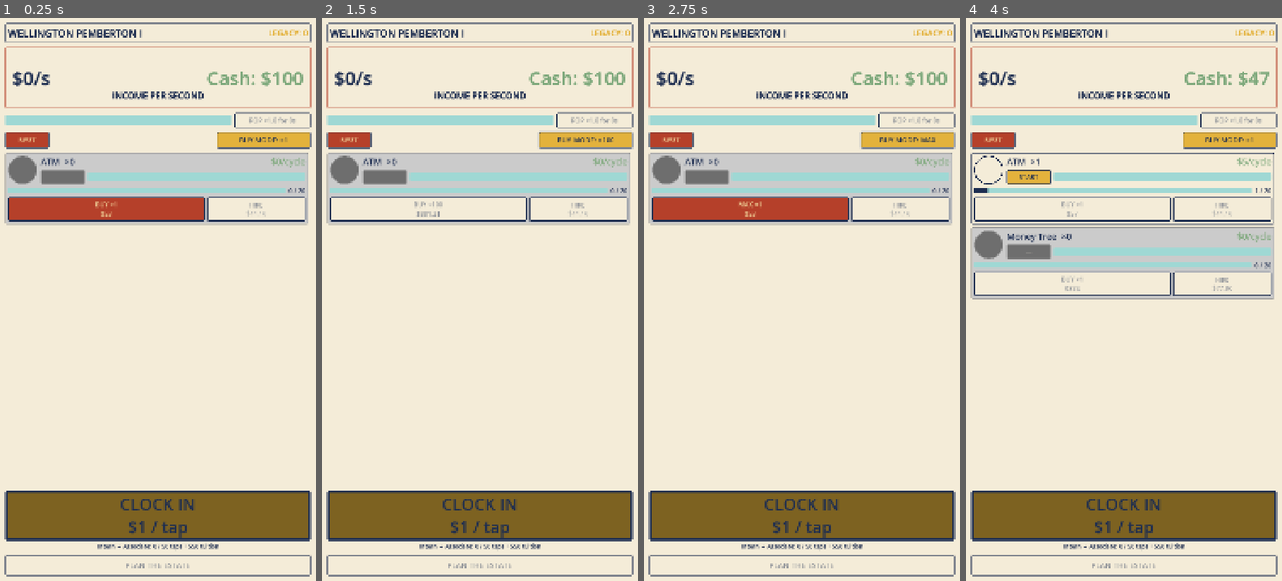
Above: before the commit, frames 1-4 (left to right).
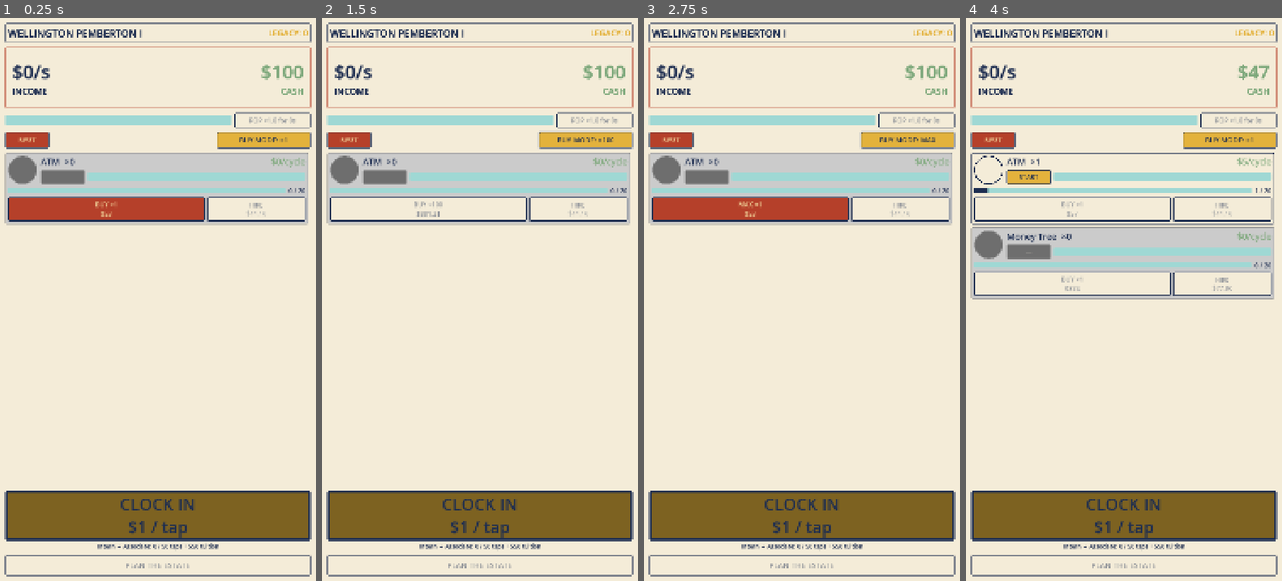
Above: after the commit, the same moments.

Repository: TimGoergen/american-tycoon
Game: Godot game, scene res://Main.tscn
The game is run twice, just before and just after one commit, with the same random seed, the same clock (stepped at 60 frames per second) and the same inputs.
Inputs:
- Up to frame 1 (0.25 s): no input
- Up to frame 2 (1.5 s): click "BUY MODE: ×1" at 0.5 s; click "BUY MODE: ×10" at 1.25 s
- Up to frame 3 (2.75 s): click "BUY MODE: ×100" at 2 s
- Up to frame 4 (4 s): click "BUY MODE: MAX" at 2.75 s; click "BUY ×1 $53" at 3.5 s

The runs differ from the first frame. In frame 1, 1.2% of the frame differs, in the area x 4-96%, y 8-15%; in frame 2, 1.2%; in frame 3, 1.2%; in frame 4, 1.1%.

Commit message:
HeroStat: captions beneath each value, drop bottom caption & "Cash:" prefix
- Remove the bottom-center "INCOME PER SECOND" caption.
- Put a small "INCOME" caption directly beneath the income/sec number and
  a "CASH" caption directly beneath the cash amount; each value+caption
  pair is centered vertically (income left, cash right).
- Drop the "Cash: " prefix so the cash amount shows on its own.

Co-Authored-By: Claude Opus 4.8 <noreply@anthropic.com>

Diff:
--- a/game/scripts/ui/HeroStat.gd
+++ b/game/scripts/ui/HeroStat.gd
@@ -5,10 +5,10 @@
 # not stub). Cream ticket plate with red frame, navy numerals (Style Guide §8).
 #
 # Layout is edge-pinned rather than stacked, to keep the readable values clear of
-# a phone's top camera cutout (Tim's device):
-#   • the income/sec NUMBER is pinned to the left edge, centered vertically;
-#   • the CASH-on-hand is pinned to the right edge, centered vertically;
-#   • the "INCOME PER SECOND" caption is pinned to the centre of the bottom edge.
+# a phone's top camera cutout (Tim's device). Each value carries a small caption
+# directly beneath it, and the value+caption pair is centered vertically:
+#   • the income/sec NUMBER hugs the left edge, with an "INCOME" caption below it;
+#   • the CASH-on-hand NUMBER hugs the right edge, with a "CASH" caption below it.
 # PanelContainer only fits a single child, so the labels live inside a plain
 # Control ("content") that fills the plate, and we position them by hand each frame
 # (their widths change as the values do) in _layout_labels.
@@ -44,7 +44,8 @@
 var _content: Control
 var _income_label: Label
 var _cash_label: Label
-var _caption_label: Label
+var _income_caption: Label
+var _cash_caption: Label
 
 # Frenzy glow: while a burn is active the ticket pulses toward red to signal the
 # accelerated state. Subtle — navy numerals stay readable over the tint.
@@ -73,9 +74,16 @@
 	_cash_label = _make_label(UiPalette.MONEY_GREEN, CASH_FONT_SIZE, CASH_BOLD)
 	_content.add_child(_cash_label)
 
-	_caption_label = _make_label(UiPalette.NAVY, CAPTION_FONT_SIZE, CAPTION_BOLD)
-	_caption_label.text = "INCOME PER SECOND"
-	_content.add_child(_caption_label)
+	# A small caption sits directly beneath each value (the old single, bottom-
+	# centered "INCOME PER SECOND" caption is gone). Each is colored to match the
+	# number it labels.
+	_income_caption = _make_label(UiPalette.NAVY, CAPTION_FONT_SIZE, CAPTION_BOLD)
+	_income_caption.text = "INCOME"
+	_content.add_child(_income_caption)
+
+	_cash_caption = _make_label(UiPalette.MONEY_GREEN, CAPTION_FONT_SIZE, CAPTION_BOLD)
+	_cash_caption.text = "CASH"
+	_content.add_child(_cash_caption)
 
 
 ## Build a large, faux-bold label in the given color. The bold weight is faked with
@@ -94,7 +102,7 @@
 
 
 func set_cash(cash: float) -> void:
-	_cash_label.text = "Cash: " + Money.of(cash).display()
+	_cash_label.text = Money.of(cash).display()
 
 
 ## Toggle the frenzy glow. Main drives this from the live frenzy state each frame.
@@ -126,23 +134,27 @@
 ## widths change, and a pinned label must stay flush to its edge as it does.
 func _layout_labels() -> void:
 	var area := _content.size
+	var caption_gap := 2.0  # space between a value and its caption beneath it
 
-	# Income/sec number: left edge, centered vertically.
+	# Income (left edge): the number with the "INCOME" caption beneath it, the pair
+	# centered vertically as one block and flush to the left.
 	_income_label.size = _income_label.get_minimum_size()
-	_income_label.position = Vector2(EDGE_MARGIN, (area.y - _income_label.size.y) / 2.0)
+	_income_caption.size = _income_caption.get_minimum_size()
+	var income_block_h := _income_label.size.y + caption_gap + _income_caption.size.y
+	var income_top := (area.y - income_block_h) / 2.0
+	_income_label.position = Vector2(EDGE_MARGIN, income_top)
+	_income_caption.position = Vector2(EDGE_MARGIN, income_top + _income_label.size.y + caption_gap)
 
-	# Cash on hand: right edge, centered vertically.
+	# Cash (right edge): the number with the "CASH" caption beneath it, the pair
+	# centered vertically and flush to the right.
 	_cash_label.size = _cash_label.get_minimum_size()
-	_cash_label.position = Vector2(
-		area.x - _cash_label.size.x - EDGE_MARGIN,
-		(area.y - _cash_label.size.y) / 2.0
-	)
-
-	# Caption: centre of the bottom edge.
-	_caption_label.size = _caption_label.get_minimum_size()
-	_caption_label.position = Vector2(
-		(area.x - _caption_label.size.x) / 2.0,
-		area.y - _caption_label.size.y - EDGE_MARGIN
+	_cash_caption.size = _cash_caption.get_minimum_size()
+	var cash_block_h := _cash_label.size.y + caption_gap + _cash_caption.size.y
+	var cash_top := (area.y - cash_block_h) / 2.0
+	_cash_label.position = Vector2(area.x - _cash_label.size.x - EDGE_MARGIN, cash_top)
+	_cash_caption.position = Vector2(
+		area.x - _cash_caption.size.x - EDGE_MARGIN,
+		cash_top + _cash_label.size.y + caption_gap
 	)
 
 
